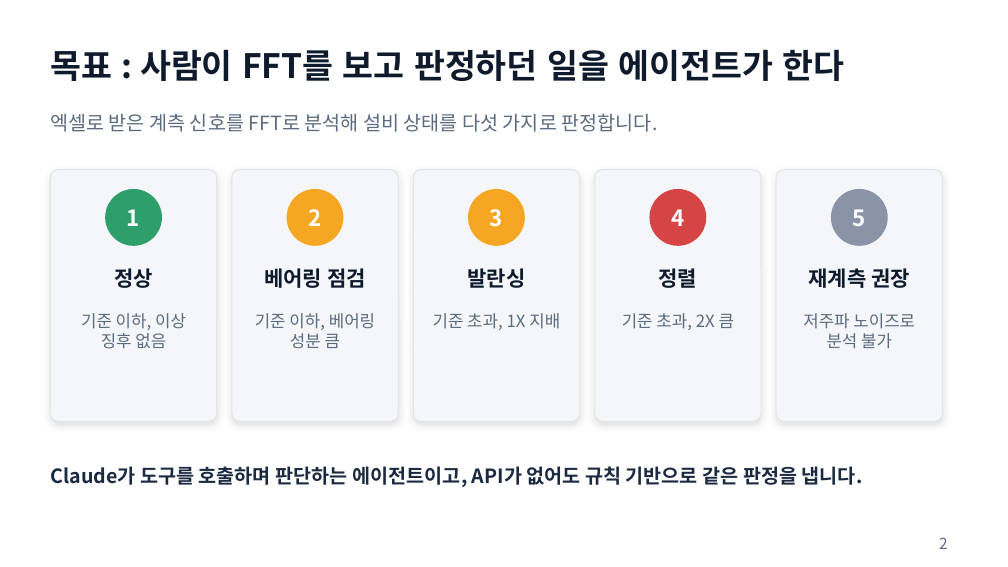
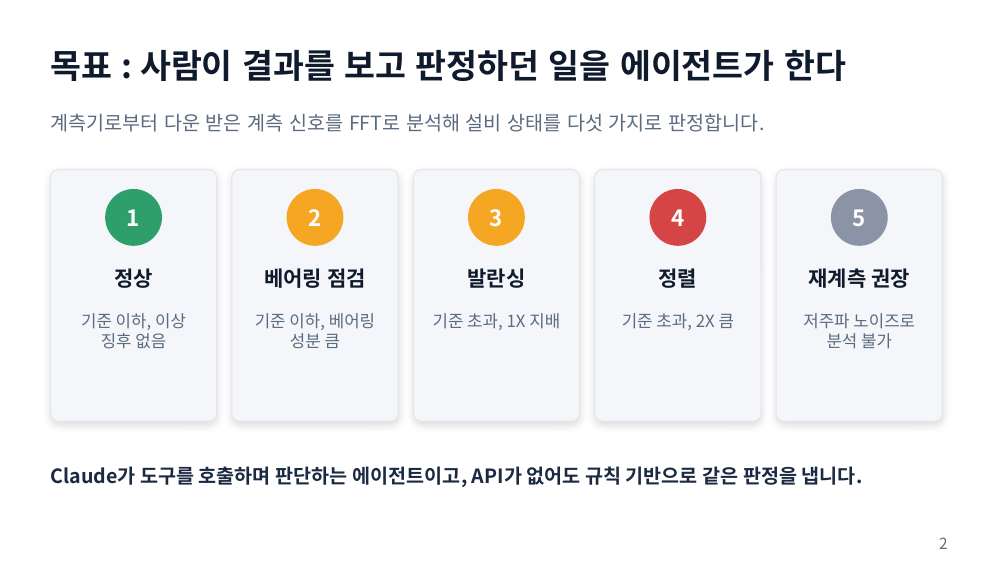
Before and after one commit to njpark22-eng/test, a slide deck: slide 2 of vibe-agent-demo-1.pptx. Drawn at 1008x567 pixels with LibreOffice and Linux fonts; fonts in the diff are those of the drawing. Boxes give left, top, right and bottom in pixels: in the first picture for what was removed or moved away, otherwise in the second. Text is boxed around its words. In the diff, an @@ line names an element or a change of style, - is before the commit and + after.

```diff
--- a/vibe-agent-demo-1.pptx
+++ b/vibe-agent-demo-1.pptx
@@ text at box(50, 49, 846, 81): text changed @@
-목표 : 사람이 FFT를 보고 판정하던 일을 에이전트가 한다
+목표 : 사람이 결과를 보고 판정하던 일을 에이전트가 한다
@@ text at box(50, 113, 764, 132): text changed @@
-엑셀로 받은 계측 신호를 FFT로 분석해 설비 상태를 다섯 가지로 판정합니다.
+계측기로부터 다운 받은 계측 신호를 FFT로 분석해 설비 상태를 다섯 가지로 판정합니다.
```
Also in this commit, not shown: 2 other slides changed.
